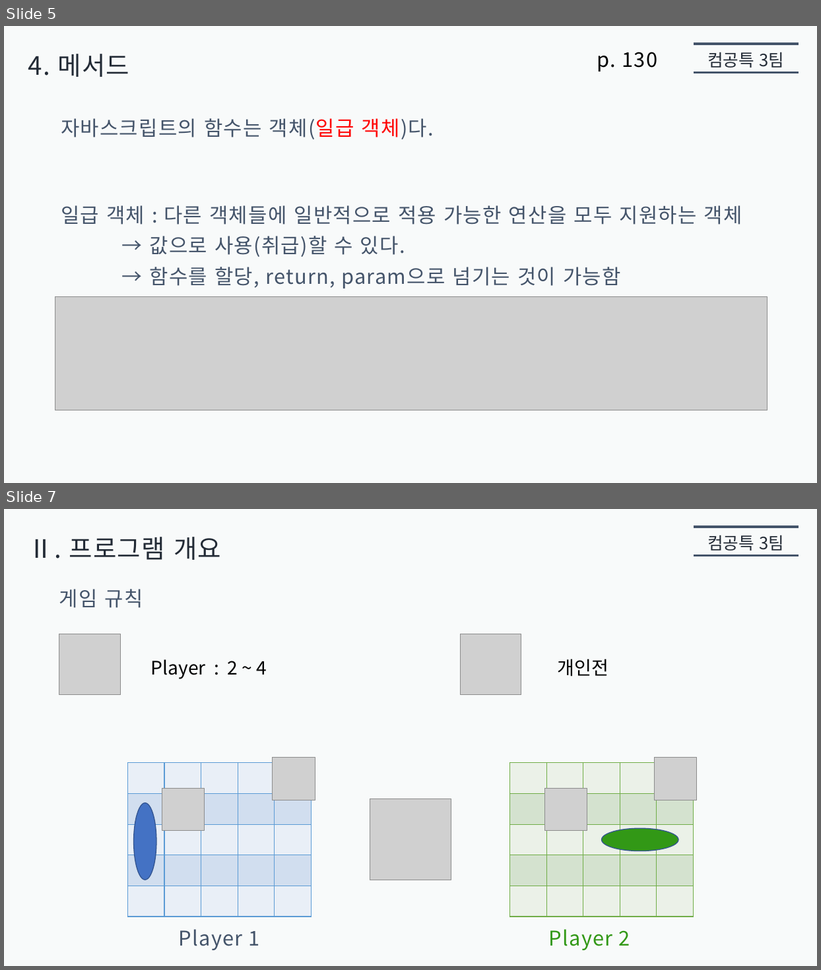
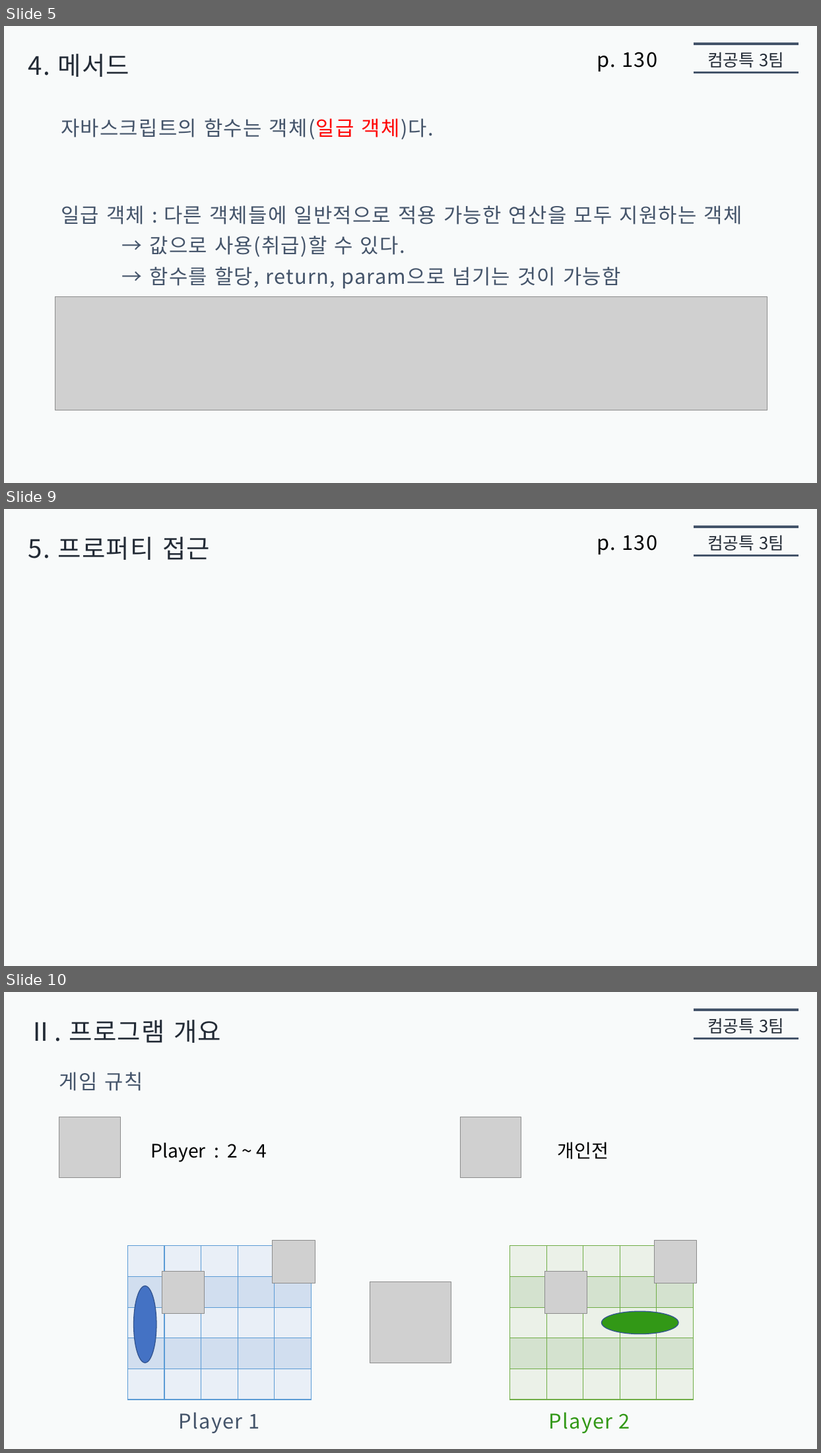
Before and after one commit to jaehoo1/Modern-JavaScript-Deep-Dive, a slide deck: 05. 객체 리터럴/presentation5/jaehoo1/객체_리터럴.pptx. Shown one above the other, each under a label of ours: slides 5 and 7 before the commit, slides 5, 9 and 10 after it; the slides between them are not shown. The pictures are 821x970 and 821x1453 pixels, drawn with LibreOffice and Linux fonts; fonts in the diff are those of the drawing; grey boxes stand for pictures. Boxes give left, top, right and bottom in pixels: in the first picture for what was removed or moved away, otherwise in the second. Text is boxed around its words. In the diff, an @@ line names an element or a change of style, - is before the commit and + after.

```diff
--- a/05. 객체 리터럴/presentation5/jaehoo1/객체_리터럴.pptx
+++ b/05. 객체 리터럴/presentation5/jaehoo1/객체_리터럴.pptx
@@ slide 9 added at (4, 509, 817, 966), background #F8FAFA @@
@@ line added from (694, 527) to (799, 527), #44546A 2.75 pt @@
@@ text added at (28, 537, 210, 560), 30 pt, text #222A35 @@
+5. 프로퍼티 접근
@@ text added at (597, 535, 658, 555), 24 pt, text #000000 @@
+p. 130
@@ text added at (708, 535, 784, 551), 20 pt, text #222A35 @@
+컴공특 3팀
@@ line added from (694, 555) to (799, 555), #44546A 2.75 pt @@
@@ what was slide 7 is now slide 10 @@
```
Also in this commit, not shown: 1 slide changed, 2 other slides added, 1 other file.
